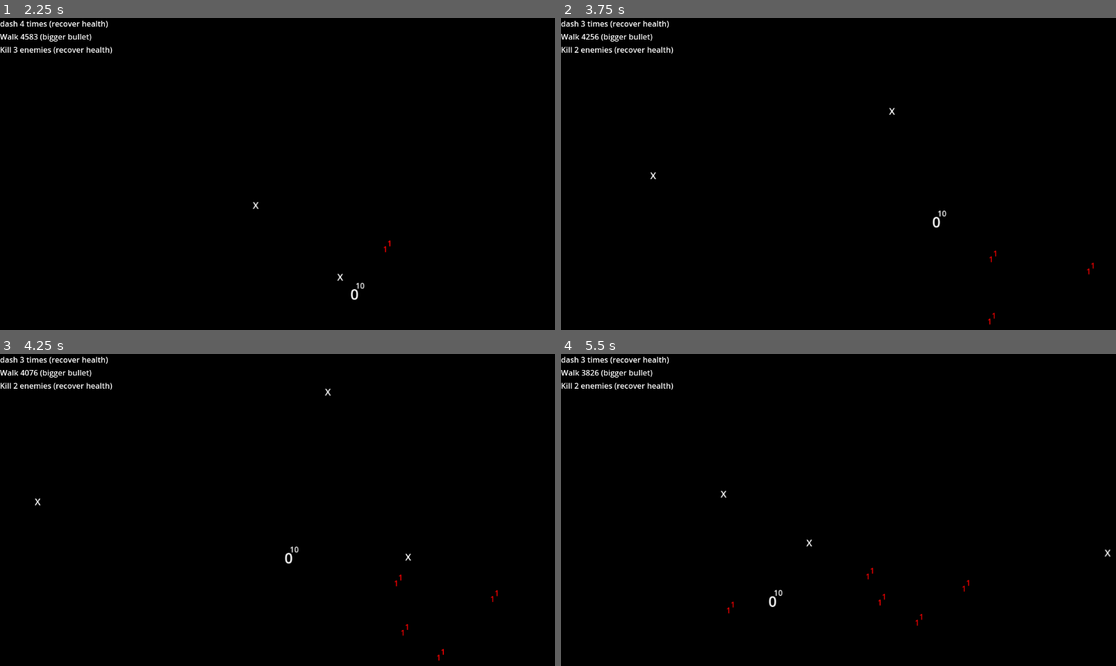
Above: before the commit, frames 1-4 (two rows, left to right).
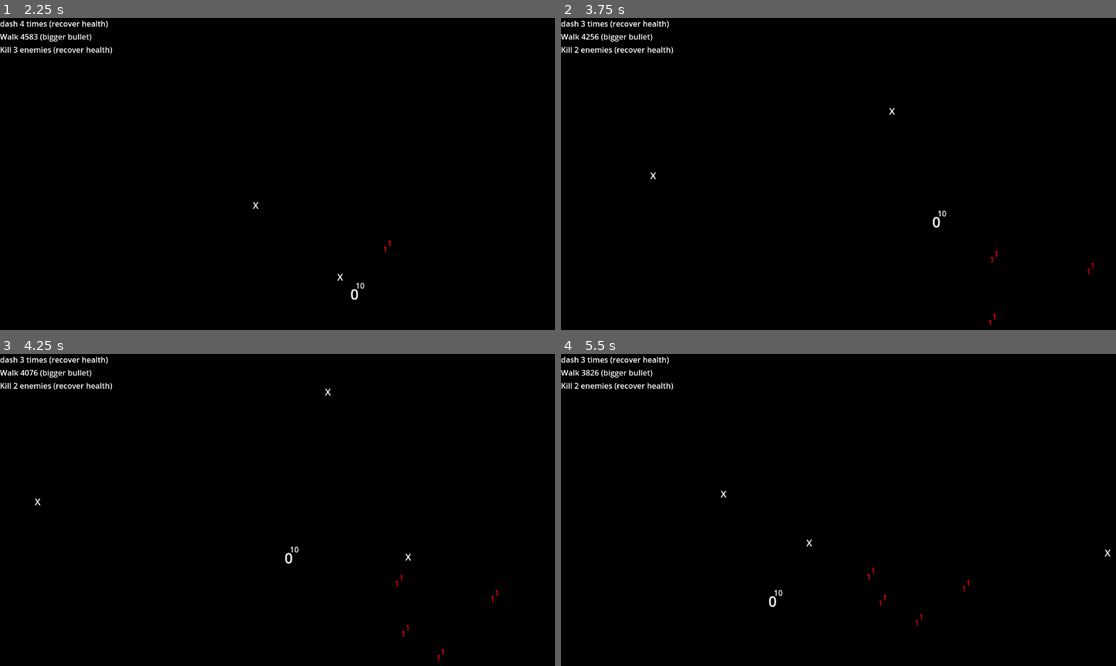
Above: after the commit, the same moments.

Repository: sentinelle28/game_jam_power
Game: Godot game, scene res://scene/gameplay_scene/gameplay_scene.tscn
The game is run twice, just before and just after one commit, with the same random seed, the same clock (stepped at 60 frames per second) and the same inputs. The project has no main scene, so this scene is started directly.
Inputs (mouse positions are in pixels of both pictures, inside the frame that each line leads up to):
- Up to frame 1 (2.25 s): tap Enter at 0.5 s; move the mouse to (399, 158) at 0.52 s; hold Right (ui_right) 0.53-1.28 s; click (399, 158) at 0.6 s; move the mouse to (166, 189) at 1.27 s; hold Down (ui_down) 1.28-2.03 s; tap Shift (dash) at 1.35 s; click (166, 189) at 1.55 s; move the mouse to (333, 105) at 2.02 s; hold Right (ui_right) from 2.03 s (still down); click (333, 105) at 2.1 s
- Up to frame 2 (3.75 s): move the mouse to (810, 236) at 2.77 s; release Right (ui_right) at 2.78 s; hold Up (ui_up) 2.78-3.53 s; click (810, 236) at 2.85 s; move the mouse to (1005, 220) at 3.52 s; hold Left (ui_left) from 3.53 s (still down); tap Shift (dash) at 3.6 s
- Up to frame 3 (4.25 s): keep holding Left (ui_left); click (444, 556) at 3.8 s
- Up to frame 4 (5.5 s): move the mouse to (672, 463) at 4.27 s; click (672, 463) at 4.35 s; move the mouse to (866, 510) at 5.02 s; release Left (ui_left) at 5.03 s; hold Down (ui_down) from 5.03 s (still down); click (866, 510) at 5.1 s

Frame 1 is identical in both runs. In frame 2, less than 0.1% of the frame differs, in the area x 76-79%, y 74-99%; in frame 3, less than 0.1%; in frame 4, less than 0.1%, in the area x 29-59%, y 68-84%.

Commit message:
added feature
artifact aren't the same

Diff:
--- a/autoload/pause_menu/level_up/level_up_menu.gd
+++ b/autoload/pause_menu/level_up/level_up_menu.gd
@@ -4,9 +4,11 @@
 func _custom_show()->void:
 	show()
 	get_tree().paused = true
-	$upgrade_card._randomize()
-	$upgrade_card2._randomize()
-	$upgrade_card3._randomize()
+	var to_send:Array[MegaUpgrage] = UpgradeRef.get_random_megas()
+
+	$upgrade_card._add_new_mega(to_send[0])
+	$upgrade_card2._add_new_mega(to_send[1])
+	$upgrade_card3._add_new_mega(to_send[2])
 
 func _custom_hide():
 	AudioController._play("mega")
--- a/autoload/ref/upgrade_ref/upgrade_ref.gd
+++ b/autoload/ref/upgrade_ref/upgrade_ref.gd
@@ -14,11 +14,19 @@
 "shoot slower":NegativeShootTimer.new()}
 
 var mega_upgrade:Array[MegaUpgrage] = [MegaDefenseUpgrade.new(),
-MegaHealthRecoveryUpgrade.new()]
+MegaHealthRecoveryUpgrade.new(),MegaShootingCoolDown.new()]
 
 
-func get_random_mega()->MegaUpgrage:
-	return mega_upgrade.pick_random()
+func get_random_megas()->Array[MegaUpgrage]:
+	var temp:Array[int] = []
+	for i:int in range(len(mega_upgrade)):
+		temp.append(i)
+	var to_send:Array[MegaUpgrage] = []
+	for i:int in range(3):
+		var alea:int = temp.pick_random()
+		to_send.append(mega_upgrade[alea].duplicate())
+		temp.erase(alea)
+	return to_send
 
 func get_random_positive_upgrade()->String:
 	return positive_upgrade.keys().pick_random()
--- a/c_actor/upgrade_card/upgrade_card.gd
+++ b/c_actor/upgrade_card/upgrade_card.gd
@@ -3,11 +3,9 @@
 
 @export var positive_upgrade:MegaUpgrage
 
-func _ready() -> void:
-	_randomize()
 
-func _randomize()->void:
-	positive_upgrade = UpgradeRef.get_random_mega()
+func _add_new_mega(mega:MegaUpgrage)->void:
+	positive_upgrade = mega
 	positive_upgrade._init_mega()
 	$positive.text = positive_upgrade.name_of_the_mega
 
--- /dev/null
+++ b/component/upgrade/mega/bullet/shooting_cooldown_mega.gd
@@ -0,0 +1,12 @@
+extends MegaUpgrage
+
+class_name MegaShootingCoolDown
+
+var cooldown:float = 0.8
+
+func _init_mega()->void:
+	name_of_the_mega = "reduce the shooting cooldown by " + str(int(1-cooldown)*100)
+
+func _apply_change(target:Node)->void:
+	if target is Player:
+		target.shooting_cooldown *= cooldown
--- a/scene/gameplay_scene/enemy_spawner.gd
+++ b/scene/gameplay_scene/enemy_spawner.gd
@@ -27,6 +27,4 @@
 
 func _on_timer_timeout() -> void:
 	_spawn_enemies()
-	EnvironnementVar.time_between_enemy *= 0.99
-	EnvironnementVar.difficulty += 0.1
 	$Timer.start(EnvironnementVar.time_between_enemy)
